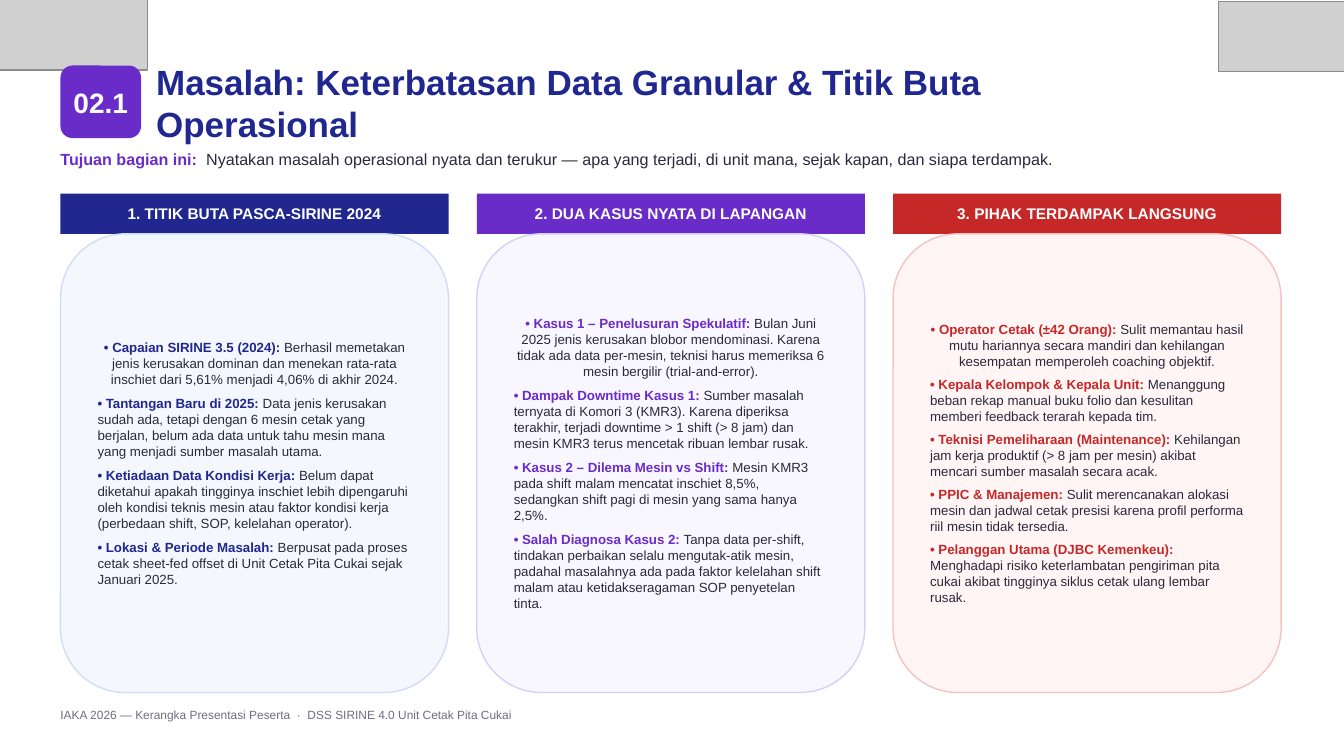
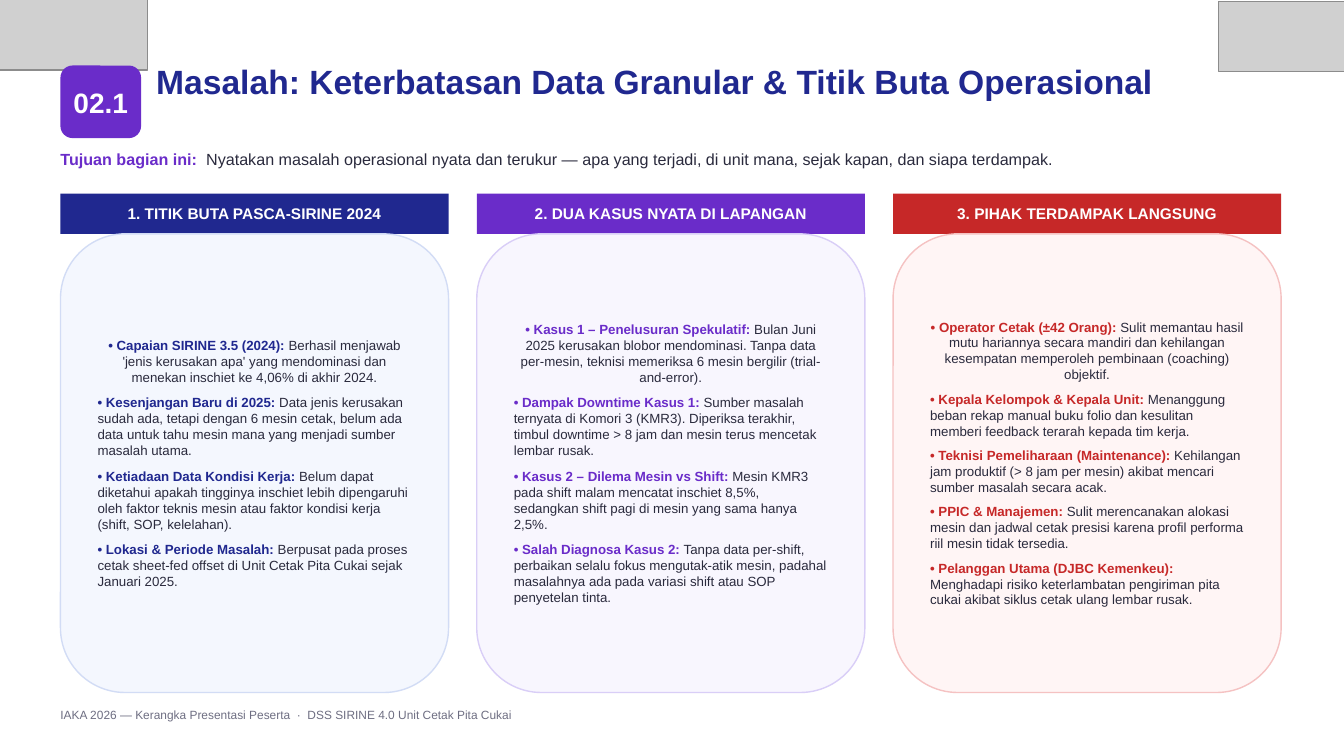
Before and after one commit to ZulfikarHD/iaka-2026, a slide deck: slide 4 of Kerangka_Presentasi_Peserta_IAKA_2026 (1).pptx (slide 5 before the commit). Drawn at 1344x756 pixels with LibreOffice and Linux fonts; fonts in the diff are those of the drawing; grey boxes stand for pictures. Boxes give left, top, right and bottom in pixels: in the first picture for what was removed or moved away, otherwise in the second. Text is boxed around its words. In the diff, an @@ line names an element or a change of style, - is before the commit and + after.

Commit message:
Revise BAB 4 to detail the innovations and operational enhancements of DSS SIRINE 4.0, including a comprehensive analysis of its capabilities, the introduction of a Novelty & Capability Matrix, and a comparative benchmark against previous systems. Added executive takeaways and structured insights to highlight the impact on efficiency and decision-making processes.

```diff
--- a/Kerangka_Presentasi_Peserta_IAKA_2026 (1).pptx
+++ b/Kerangka_Presentasi_Peserta_IAKA_2026 (1).pptx
@@ text "Masalah: Keterbatasan Data Granular & ..." at (x1=156, y1=69, x2=1152, y2=101): size 25 to 24 pt @@
@@ text in rounded rectangle at (x1=514, y1=324, x2=820, y2=455): text changed @@
-• Kasus 1 – Penelusuran Spekulatif: Bulan Juni 2025 jenis kerusakan blobor mendominasi. Karena tidak ada data per-mesin, teknisi harus memeriksa 6 mesin bergilir (trial-and-error).
-• Dampak Downtime Kasus 1: Sumber masalah ternyata di Komori 3 (KMR3). Karena diperiksa terakhir, terjadi downtime > 1 shift (> 8 jam) dan mesin KMR3 terus mencetak ribuan lembar rusak.
+• Kasus 1 – Penelusuran Spekulatif: Bulan Juni 2025 kerusakan blobor mendominasi. Tanpa data per-mesin, teknisi memeriksa 6 mesin bergilir (trial-and-error).
+• Dampak Downtime Kasus 1: Sumber masalah ternyata di Komori 3 (KMR3). Diperiksa terakhir, timbul downtime > 8 jam dan mesin terus mencetak lembar rusak.
@@ text in rounded rectangle at (x1=930, y1=322, x2=1243, y2=492): text changed @@
-• Operator Cetak (±42 Orang): Sulit memantau hasil mutu hariannya secara mandiri dan kehilangan kesempatan memperoleh coaching objektif.
-• Kepala Kelompok & Kepala Unit: Menanggung beban rekap manual buku folio dan kesulitan memberi feedback terarah kepada tim.
-• Teknisi Pemeliharaan (Maintenance): Kehilangan jam kerja produktif (> 8 jam per mesin) akibat mencari sumber masalah secara acak.
+• Operator Cetak (±42 Orang): Sulit memantau hasil mutu hariannya secara mandiri dan kehilangan kesempatan memperoleh pembinaan (coaching) objektif.
+• Kepala Kelompok & Kepala Unit: Menanggung beban rekap manual buku folio dan kesulitan memberi feedback terarah kepada tim kerja.
+• Teknisi Pemeliharaan (Maintenance): Kehilangan jam produktif (> 8 jam per mesin) akibat mencari sumber masalah secara acak.
@@ text in rounded rectangle at (x1=98, y1=340, x2=408, y2=532): text changed @@
-• Capaian SIRINE 3.5 (2024): Berhasil memetakan jenis kerusakan dominan dan menekan rata-rata inschiet dari 5,61% menjadi 4,06% di akhir 2024.
-• Tantangan Baru di 2025: Data jenis kerusakan sudah ada, tetapi dengan 6 mesin cetak yang berjalan, belum ada data untuk tahu mesin mana yang menjadi sumber masalah utama.
-• Ketiadaan Data Kondisi Kerja: Belum dapat diketahui apakah tingginya inschiet lebih dipengaruhi oleh kondisi teknis mesin atau faktor kondisi kerja (perbedaan shift, SOP, kelelahan operator).
+• Capaian SIRINE 3.5 (2024): Berhasil menjawab 'jenis kerusakan apa' yang mendominasi dan menekan inschiet ke 4,06% di akhir 2024.
+• Kesenjangan Baru di 2025: Data jenis kerusakan sudah ada, tetapi dengan 6 mesin cetak, belum ada data untuk tahu mesin mana yang menjadi sumber masalah utama.
+• Ketiadaan Data Kondisi Kerja: Belum dapat diketahui apakah tingginya inschiet lebih dipengaruhi oleh faktor teknis mesin atau faktor kondisi kerja (shift, SOP, kelelahan).
@@ text in rounded rectangle at (x1=514, y1=471, x2=808, y2=531): more space between paragraphs @@
@@ text in rounded rectangle at (x1=930, y1=506, x2=1243, y2=548): more space between paragraphs @@
@@ text in rounded rectangle at (x1=98, y1=544, x2=408, y2=586): more space between paragraphs @@
@@ text in rounded rectangle at (x1=514, y1=544, x2=826, y2=605): text changed @@
-• Salah Diagnosa Kasus 2: Tanpa data per-shift, tindakan perbaikan selalu mengutak-atik mesin, padahal masalahnya ada pada faktor kelelahan shift malam atau ketidakseragaman SOP penyetelan tinta.
+• Salah Diagnosa Kasus 2: Tanpa data per-shift, perbaikan selalu fokus mengutak-atik mesin, padahal masalahnya ada pada variasi shift atau SOP penyetelan tinta.
@@ text in rounded rectangle at (x1=930, y1=563, x2=1219, y2=607): text changed @@
-• Pelanggan Utama (DJBC Kemenkeu): Menghadapi risiko keterlambatan pengiriman pita cukai akibat tingginya siklus cetak ulang lembar rusak.
+• Pelanggan Utama (DJBC Kemenkeu): Menghadapi risiko keterlambatan pengiriman pita cukai akibat siklus cetak ulang lembar rusak.
```
Also in this commit, not shown: 3 other slides changed, 1 slide removed, 1 other file.
